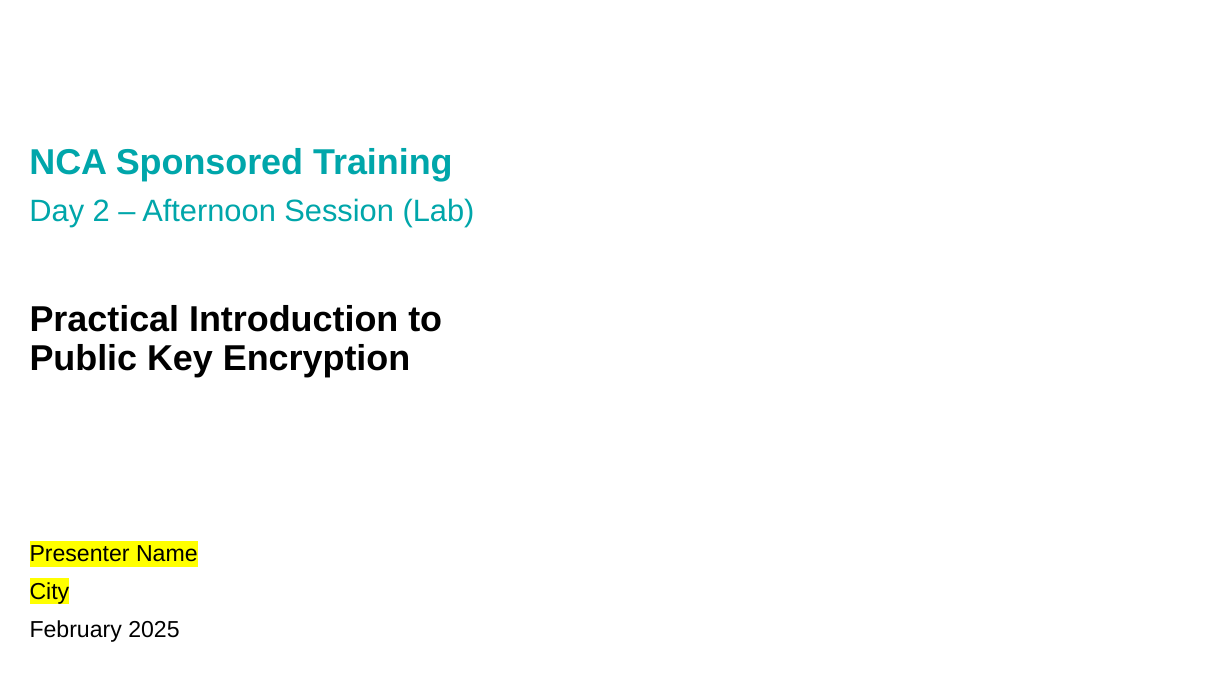
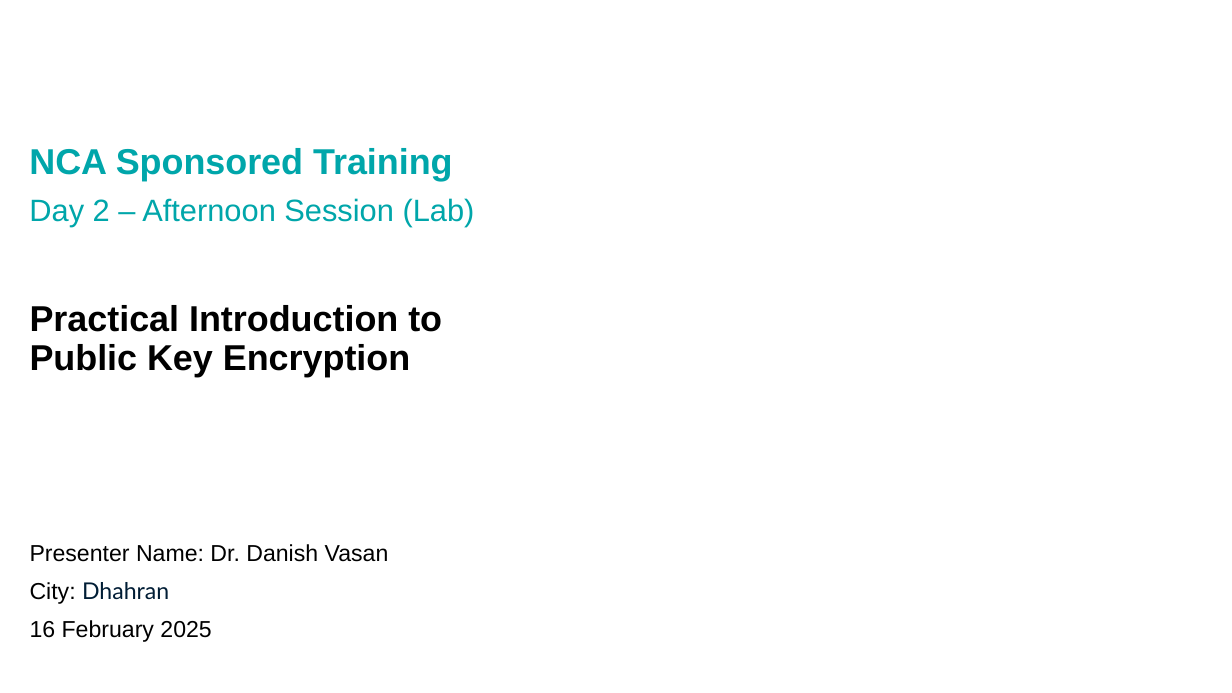
Before and after one commit to KAUST-Academy/KAUST-Academy-Introduction-to-Cybersecurity-Program-2025, a slide deck: slide 1 of Intro to Cybersecurity Program Phase 2/Day 2/Day_2_AL_Practical Public Key Encryption.pptx. Drawn at 1232x693 pixels with LibreOffice and Linux fonts; fonts in the diff are those of the drawing; background and template pictures are left out. Boxes give left, top, right and bottom in pixels: in the first picture for what was removed or moved away, otherwise in the second. Text is boxed around its words. In the diff, an @@ line names an element or a change of style, - is before the commit and + after.

```diff
--- a/Intro to Cybersecurity Program Phase 2/Day 2/Day_2_AL_Practical Public Key Encryption.pptx
+++ b/Intro to Cybersecurity Program Phase 2/Day 2/Day_2_AL_Practical Public Key Encryption.pptx
@@ text at box(30, 544, 389, 642): text changed @@
-Presenter Name
-City
-February 2025
+Presenter Name: Dr. Danish Vasan
+City: Dhahran
+16 February 2025
```
Also in this commit, not shown: 2 other files.
